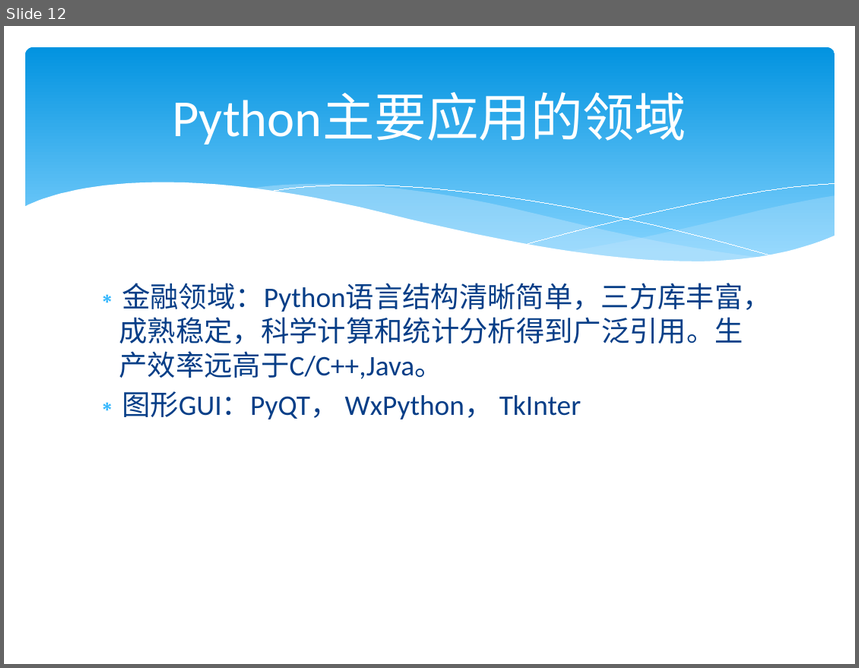
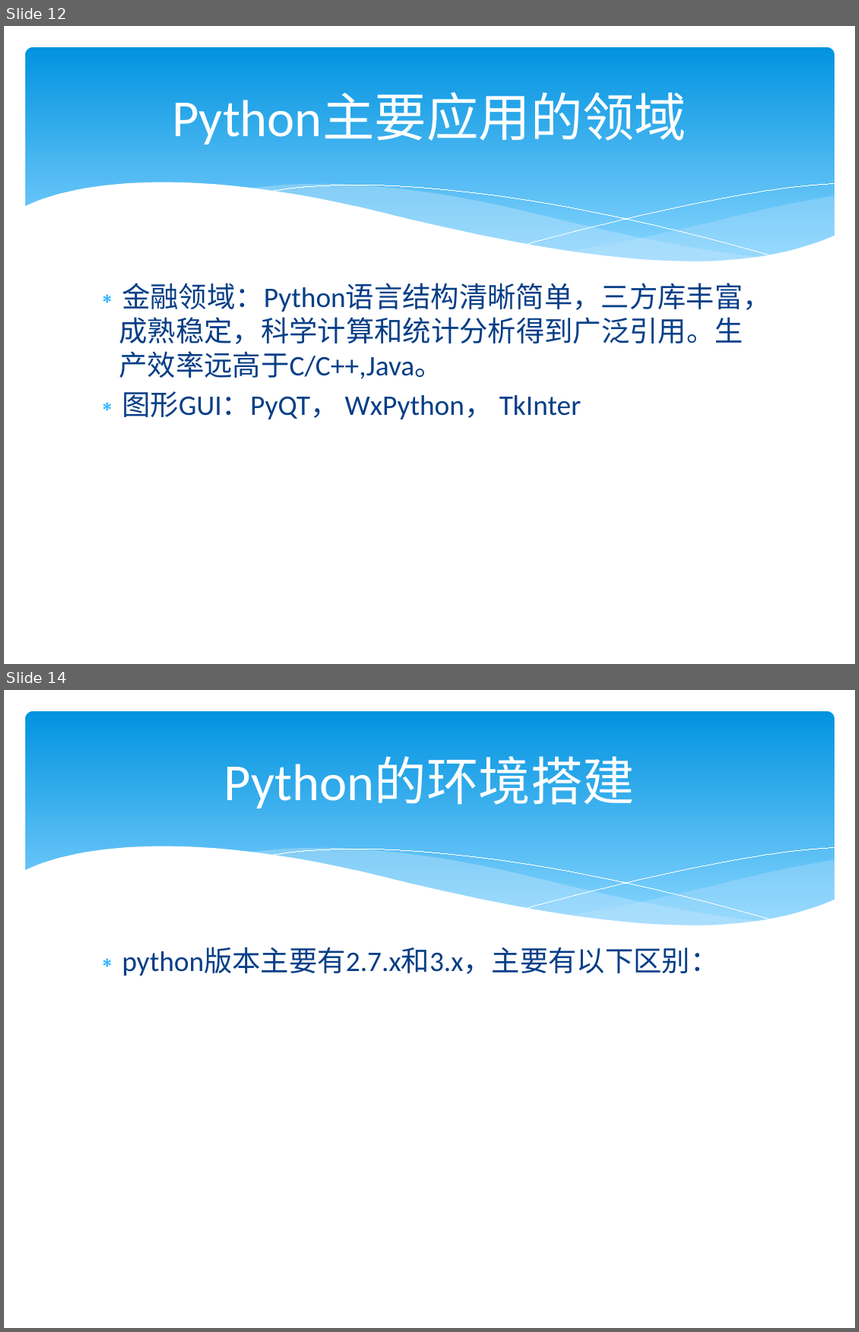
Before and after one commit to lysgwl/test4, a slide deck: python3/Python培训.pptx. Shown one above the other, each under a label of ours: slide 12 before the commit, slides 12 and 14 after it; the slides between them are not shown. The pictures are 859x668 and 859x1332 pixels, drawn with LibreOffice and Linux fonts; fonts in the diff are those of the drawing. Boxes give left, top, right and bottom in pixels: in the first picture for what was removed or moved away, otherwise in the second. Text is boxed around its words. In the diff, an @@ line names an element or a change of style, - is before the commit and + after.

```diff
--- a/python3/Python培训.pptx
+++ b/python3/Python培训.pptx
@@ slide 14 added at box(4, 690, 855, 1328), background #FFFFFF; not listed: 6 template elements that a slide beside it also shows @@
@@ title added at box(224, 757, 635, 809), 44 pt, text #FFFFFF @@
+Python的环境搭建
@@ text added at box(122, 948, 718, 976), 24 pt, text #073E87 @@
+∗ python版本主要有2.7.x和3.x，主要有以下区别：
```
Also in this commit, not shown: 11 other slides added, 1 other file.
